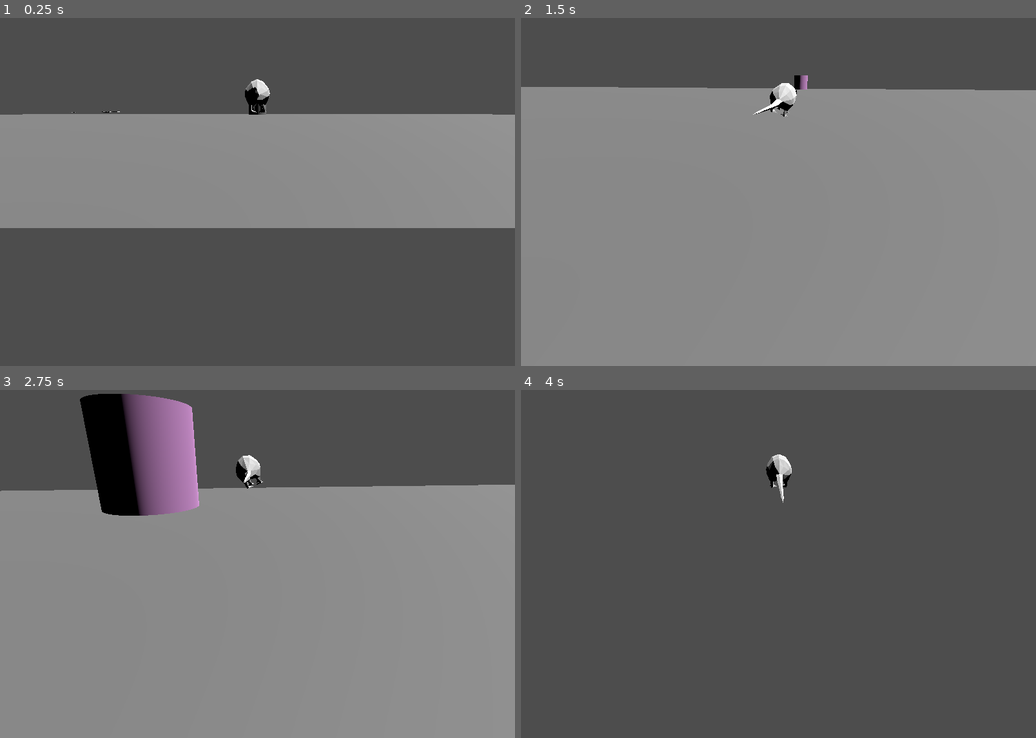
Above: before the commit, frames 1-4 (two rows, left to right).
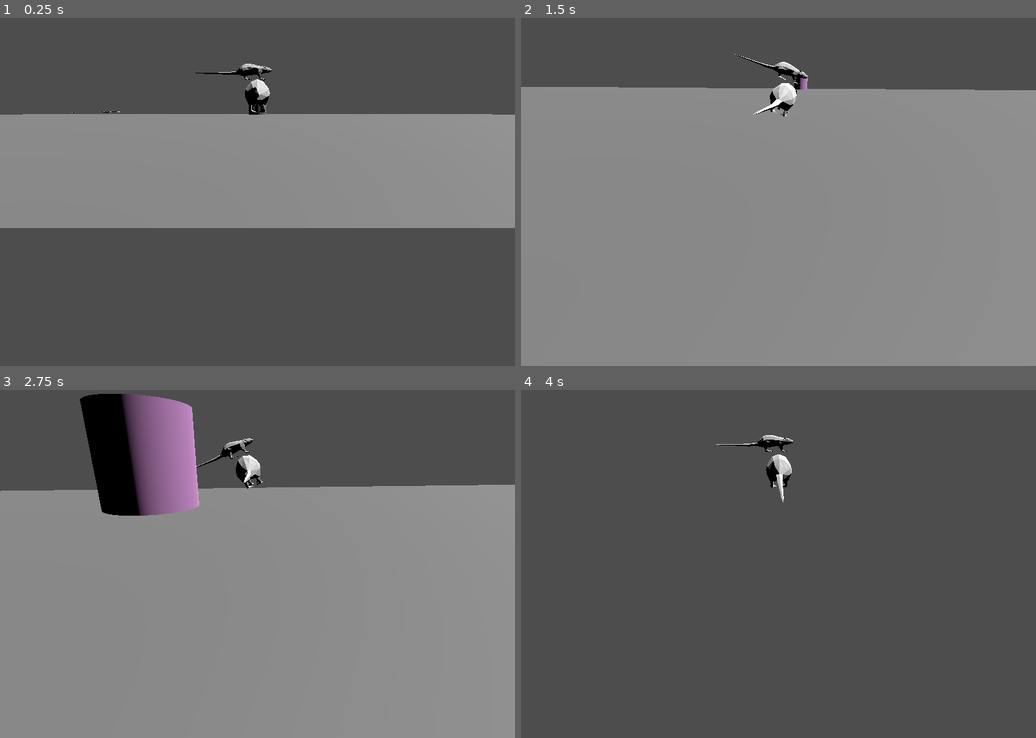
Above: after the commit, the same moments.

Repository: veralece/botr
Game: Godot game, scene res://main.tscn
Two runs of this game, one before a commit and one after it. Both use one fixed random seed, a clock stepped at 60 frames per second and the inputs below.
Inputs (mouse positions are in pixels of both pictures, inside the frame that each line leads up to):
- Up to frame 1 (0.25 s): no input
- Up to frame 2 (1.5 s): tap Enter at 0.5 s; move the mouse to (804, 171) at 0.52 s; hold Right mouse button (action) 0.53-1.28 s; hold W (move_forward) from 0.53 s (still down); tap Space (jump) at 0.77 s; move the mouse to (752, 174) at 1.27 s; click (752, 174) at 1.35 s
- Up to frame 3 (2.75 s): keep holding W (move_forward); tap Space (jump) at 1.52 s; move the mouse to (267, 536) at 2.02 s; hold Right mouse button (action) from 2.03 s (still down)
- Up to frame 4 (4 s): keep holding W (move_forward); move the mouse to (773, 550) at 2.77 s; release Right mouse button (action) at 2.78 s; click (773, 550) at 2.85 s; tap Space (jump) at 3.02, 3.77 s; move the mouse to (814, 550) at 3.52 s; hold Right mouse button (action) from 3.53 s (still down)

The runs differ from the first frame. In frame 1, 0.2% of the frame differs, in the area x 37-53%, y 13-18%; in frame 2, 0.2%; in frame 3, 0.2%; in frame 4, 0.2%, in the area x 37-53%, y 12-18%.

Commit message:
Added Rigged Rat and Onion scene component

Diff:
--- a/Cleaver/cleaver.tscn
+++ b/Cleaver/cleaver.tscn
@@ -1,7 +1,7 @@
 [gd_scene load_steps=5 format=3 uid="uid://djypv2eb5d5kr"]
 
 [ext_resource type="Script" path="res://cleaver/cleaver.gd" id="1_qrnh1"]
-[ext_resource type="PackedScene" uid="uid://b6p6nqlwoj2uo" path="res://cleaver/Cleaver.glb" id="1_sxac0"]
+[ext_resource type="PackedScene" uid="uid://b6p6nqlwoj2uo" path="res://Cleaver/Cleaver.glb" id="1_sxac0"]
 
 [sub_resource type="SphereShape3D" id="SphereShape3D_govmv"]
 radius = 0.435843
--- /dev/null
+++ b/food/Onion/onion.gd
@@ -0,0 +1 @@
+extends Equippable
--- /dev/null
+++ b/food/Onion/onion.tscn
@@ -0,0 +1,6 @@
+[gd_scene load_steps=2 format=3 uid="uid://credu8spexxai"]
+
+[ext_resource type="Script" path="res://food/Onion/onion.gd" id="1_df2ua"]
+
+[node name="Onion" type="Node3D"]
+script = ExtResource("1_df2ua")
--- a/main.tscn
+++ b/main.tscn
@@ -3,7 +3,7 @@
 [ext_resource type="Script" path="res://main.gd" id="1_5dldw"]
 [ext_resource type="PackedScene" uid="uid://cjxndy4gmqwmx" path="res://player/player.tscn" id="1_s7hun"]
 [ext_resource type="PackedScene" uid="uid://blart4wnbx87m" path="res://table/table.tscn" id="2_a7uqi"]
-[ext_resource type="PackedScene" uid="uid://djypv2eb5d5kr" path="res://cleaver/cleaver.tscn" id="3_c4ulc"]
+[ext_resource type="PackedScene" uid="uid://djypv2eb5d5kr" path="res://Cleaver/cleaver.tscn" id="3_c4ulc"]
 
 [sub_resource type="BoxShape3D" id="BoxShape3D_sofdo"]
 size = Vector3(60, 3, 60)
--- a/rat/rat.tscn
+++ b/rat/rat.tscn
@@ -1,7 +1,8 @@
-[gd_scene load_steps=7 format=3 uid="uid://i23juntwp7q2"]
+[gd_scene load_steps=8 format=3 uid="uid://i23juntwp7q2"]
 
 [ext_resource type="PackedScene" uid="uid://bx3a3hq2u0t5" path="res://rat/rat.glb" id="1_1r8ia"]
 [ext_resource type="Script" path="res://rat/rat.gd" id="2_kcdvy"]
+[ext_resource type="PackedScene" uid="uid://bduoc14mec4ir" path="res://rat/rat-rig.glb" id="3_q45n5"]
 
 [sub_resource type="Animation" id="Animation_06p0u"]
 length = 0.001
@@ -77,3 +78,5 @@
 
 [node name="ItemPivot" type="Node3D" parent="Pivot/Rat Boy/ItemAttachment"]
 unique_name_in_owner = true
+
+[node name="rat-rig" parent="Pivot/Rat Boy/ItemAttachment" instance=ExtResource("3_q45n5")]
Binary file added: rat/rat-rig.glb
Not shown, changed: rat/rat-rig.glb.import
